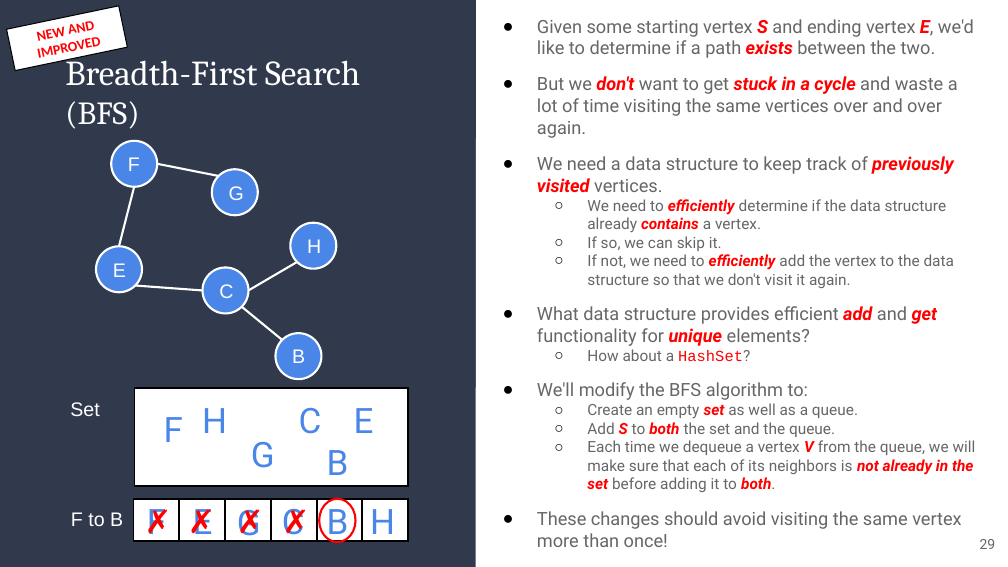
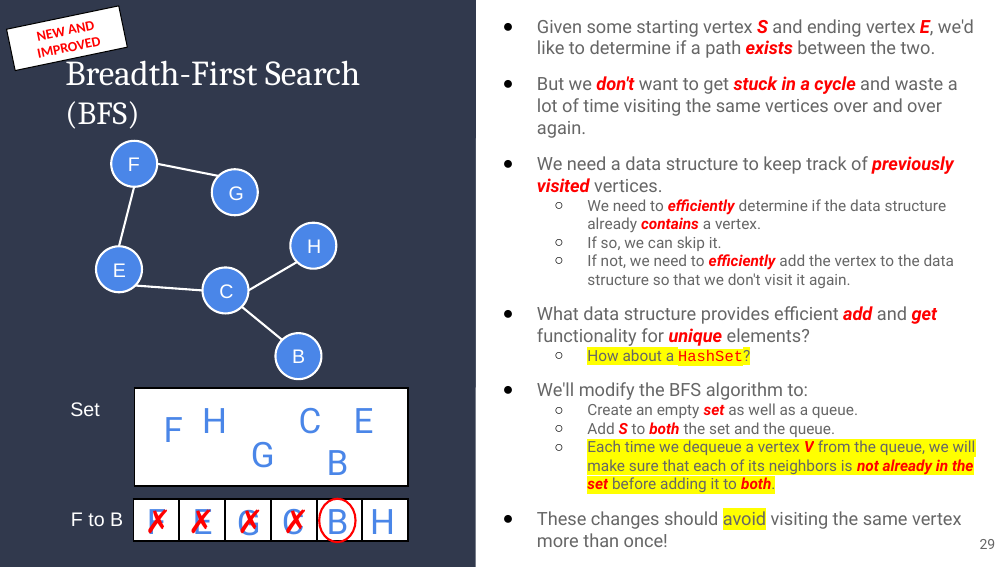
Before and after one commit to alam-tanweer/DailyFolder, a slide deck: slide 29 of CourseContent/Unit 12_Data Structure IV/tanweer/12_ Data Structures IV-ta.pptx. Drawn at 1008x567 pixels with LibreOffice and Linux fonts; fonts in the diff are those of the drawing. Boxes give left, top, right and bottom in pixels: in the first picture for what was removed or moved away, otherwise in the second. Text is boxed around its words. In the diff, an @@ line names an element or a change of style, - is before the commit and + after.

```diff
--- a/CourseContent/Unit 12_Data Structure IV/tanweer/12_ Data Structures IV-ta.pptx
+++ b/CourseContent/Unit 12_Data Structure IV/tanweer/12_ Data Structures IV-ta.pptx
@@ text at <box>537,440,976,547</box>: highlight none to #FFFF00 in "How about a HashSet?", "Each time we dequeue a vertex V ...", "avoid" @@
```
Also in this commit, not shown: 13 other slides changed, 8 other files.
